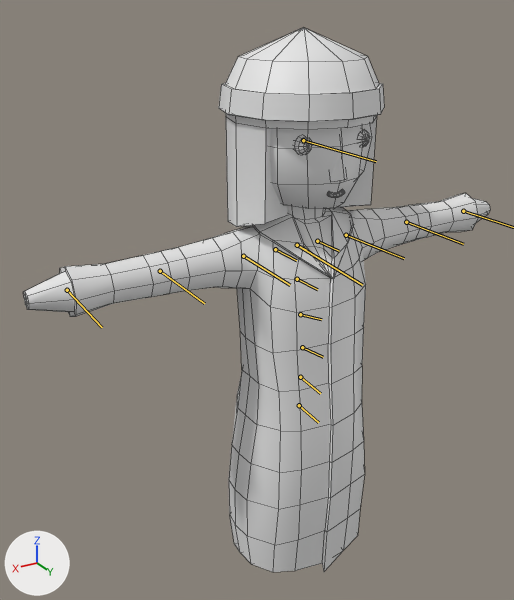
The FBX model Assets/3D Stuff/Models/Girl_MDL.FBX: old version first, new version second.
Before and after are seen from a 50 mm lens placed at (0.853, 1.232, 0.713), pointed at (0.081, -0.056, 0.069). Arrows for +X, +Y and +Z are at lower left; the lights stay in place. The bones that bend it are drawn over the model as lines. Mesh edges are drawn as thin lines.

The first picture shows 'Girl'.
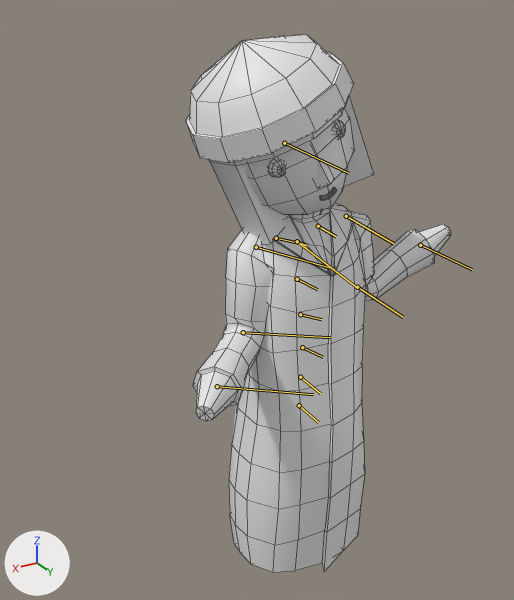
The newer file adds an action. The first version stands in its rest pose; the second is drawn at frame 41 of the action 'WHAT|WHAT:BaseAnimation'.

The change in detail:
Bone 'CATRigHub002' (bone_catrighub002) moves from (0.0, 0.0, 0.0) to (0.9, 0.0, 0.0).
Bone 'CATRigLArmCollarbone' (bone_catriglarmcollarbone) moves from (0.0, 0.0, 0.0) to (0.0, 0.0, -2.7).
Bone 'CATRigLArmCollarbone' (bone_catriglarmcollarbone) turns from (0, 0, 0) to (0, 0, 8) degrees about its own x, y and z.
Bone 'CATRigLArm1' (bone_catriglarm1) moves from (0.0, 0.0, 0.0) to (-1.1, 0.1, -1.5).
Bone 'CATRigLArm1' (bone_catriglarm1) turns from (0, 0, 0) to (9, -76, -7) degrees about its own x, y and z.
Bone 'CATRigLArm2' (bone_catriglarm2) turns from (0, 0, 0) to (0, 102, 0) degrees about its own x, y and z.
Bone 'CATRigRArmCollarbone' (bone_catrigrarmcollarbone) moves from (0.0, 0.0, 0.0) to (0.0, 0.0, 1.7).
Bone 'CATRigRArmCollarbone' (bone_catrigrarmcollarbone) turns from (0, 0, 0) to (0, 0, 23) degrees about its own x, y and z.
Bone 'CATRigRArm1' (bone_catrigrarm1) moves from (0.0, 0.0, 0.0) to (-0.6, 0.1, 0.1).
Bone 'CATRigRArm1' (bone_catrigrarm1) turns from (0, 0, 0) to (-10, 78, -8) degrees about its own x, y and z.
Bone 'CATRigRArm2' (bone_catrigrarm2) turns from (0, 0, 0) to (-44, -61, 48) degrees about its own x, y and z.
Bone 'CATRigSpine' (bone_catrigspine) turns from (0, 0, 0) to (-3, 13, 2) degrees about its own x, y and z.
Bone 'CATRigHub003' (bone_catrighub003) turns from (0, 0, 0) to (0, 13, 0) degrees about its own x, y and z.

Location of each change, [x1, y1, x2, y2] in pixels of the pictures (514 x 600 px):
'Girl', posed (43% narrower)
    before: [23, 27, 490, 572]
    after: [186, 35, 451, 572]
bone 'CATRigHub002', root to tip
    before: (297, 245) to (306, 250)
    after: (297, 241) to (306, 246)
bone 'CATRigLArmCollarbone', root to tip
    before: (317, 241) to (339, 251)
    after: (318, 226) to (336, 236)
bone 'CATRigLArm1', root to tip
    before: (346, 235) to (404, 258)
    after: (346, 216) to (393, 243)
bone 'CATRigLArm2', root to tip
    before: (406, 222) to (463, 244)
    after: (357, 287) to (403, 317)
bone 'CATRigRArmCollarbone', root to tip
    before: (275, 249) to (296, 260)
    after: (276, 238) to (307, 245)
bone 'CATRigRArm1', root to tip
    before: (243, 256) to (290, 285)
    after: (256, 247) to (334, 269)
bone 'CATRigRArm2', root to tip
    before: (160, 271) to (204, 303)
    after: (243, 332) to (330, 337)
bone 'CATRigSpine', root to tip
    before: (297, 245) to (362, 285)
    after: (297, 241) to (357, 288)
bone 'CATRigHub003', root to tip
    before: (303, 140) to (376, 161)
    after: (284, 143) to (348, 173)
